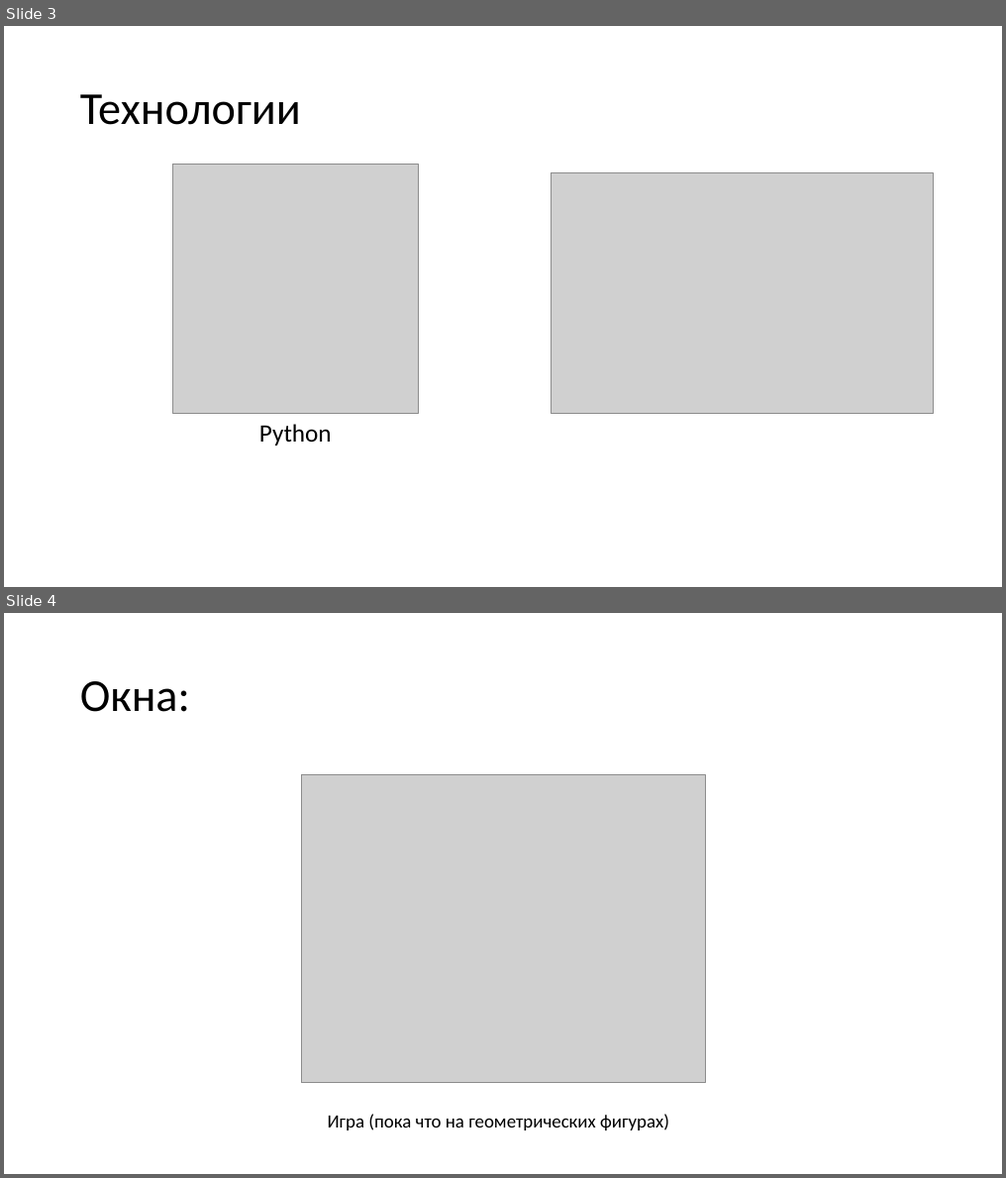
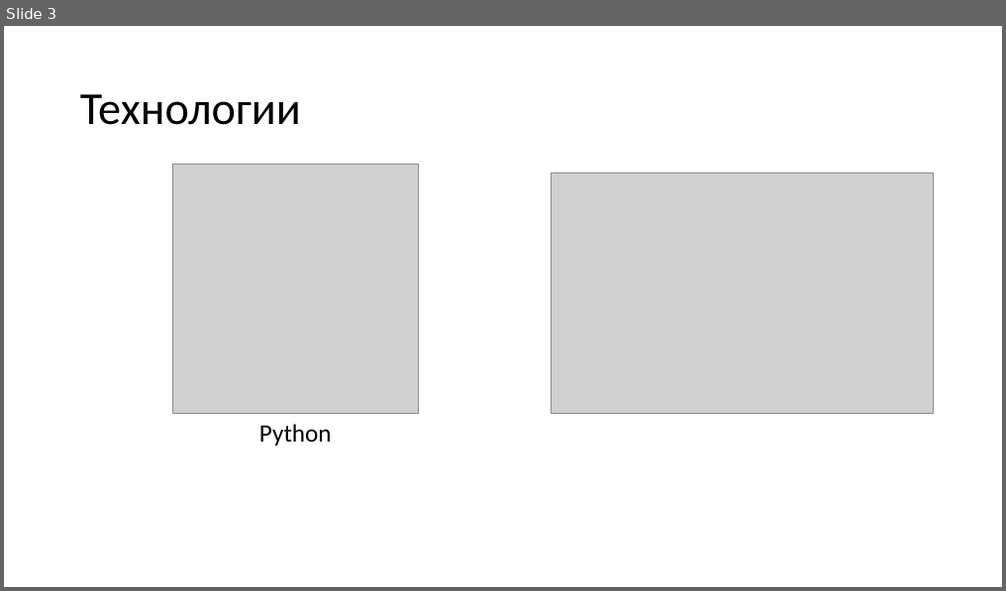
Before and after one commit to Similar3101/Forbidden-Desert-PC-Edition, a slide deck: Презентация.pptx. Shown one above the other, each under a label of ours: slides 3 and 4 before the commit, slide 3 after it. The pictures are 1006x1178 and 1006x591 pixels, drawn with LibreOffice and Linux fonts; fonts in the diff are those of the drawing; grey boxes stand for pictures. Boxes give left, top, right and bottom in pixels: in the first picture for what was removed or moved away, otherwise in the second. Text is boxed around its words. In the diff, an @@ line names an element or a change of style, - is before the commit and + after.

```diff
--- a/Презентация.pptx
+++ b/Презентация.pptx
@@ slide 4 removed at [4,613,1002,1174], background #FFFFFF @@
@@ title removed at [80,681,190,712] @@
-Окна:
@@ picture removed at [301,774,706,1083] @@
@@ text removed at [328,1114,669,1131] @@
-Игра (пока что на геометрических фигурах)
```
Also in this commit, not shown: 2 slides changed, 2 slides added, 39 other files.
